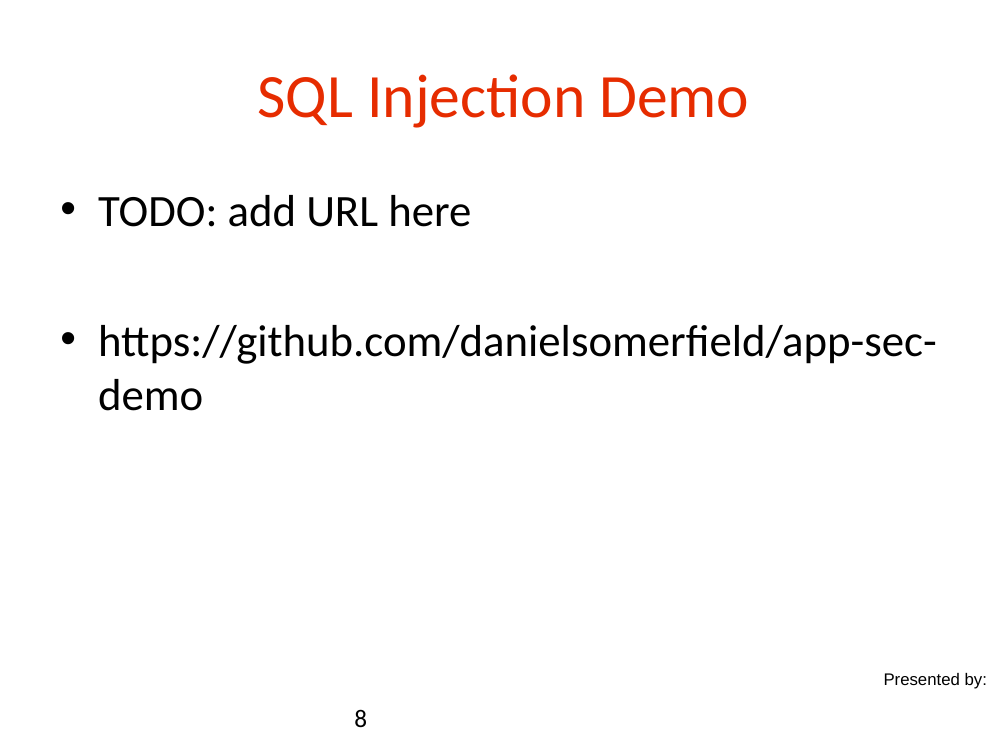
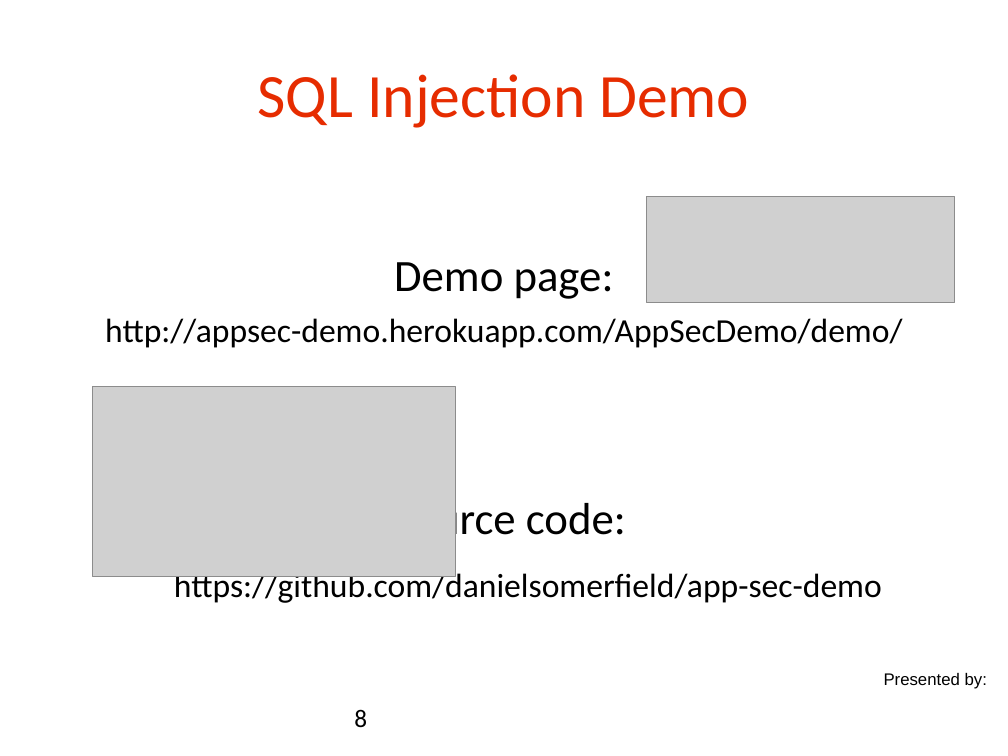
Before and after one commit to danielsomerfield/app-sec-presentation, a slide deck: slide 8 of AppSec Presentation Deck Day 2.ppt. Drawn at 1008x756 pixels with LibreOffice and Linux fonts; fonts in the diff are those of the drawing; grey boxes stand for pictures; background and template pictures are left out. Boxes give left, top, right and bottom in pixels: in the first picture for what was removed or moved away, otherwise in the second. Text is boxed around its words. In the diff, an @@ line names an element or a change of style, - is before the commit and + after.

```diff
--- a/AppSec Presentation Deck Day 2.ppt
+++ b/AppSec Presentation Deck Day 2.ppt
@@ picture added at [647, 197, 956, 302] @@
@@ text at [105, 262, 902, 546]: text changed; size 32 to 24 pt @@
-• TODO: add URL here
+Demo page:
+http://appsec-demo.herokuapp.com/AppSecDemo/demo/
+Source code:
@@ picture added at [93, 386, 456, 577] @@
@@ text at [174, 569, 882, 603]: size 32 to 24 pt in "https://github.com/danielsomerfield/app-sec-demo"; alignment left to centre; bullet • to none; less space between paragraphs @@
```
Also in this commit, not shown: 3 other slides changed, 6 slides added, 1 slide removed, 4 other files.
